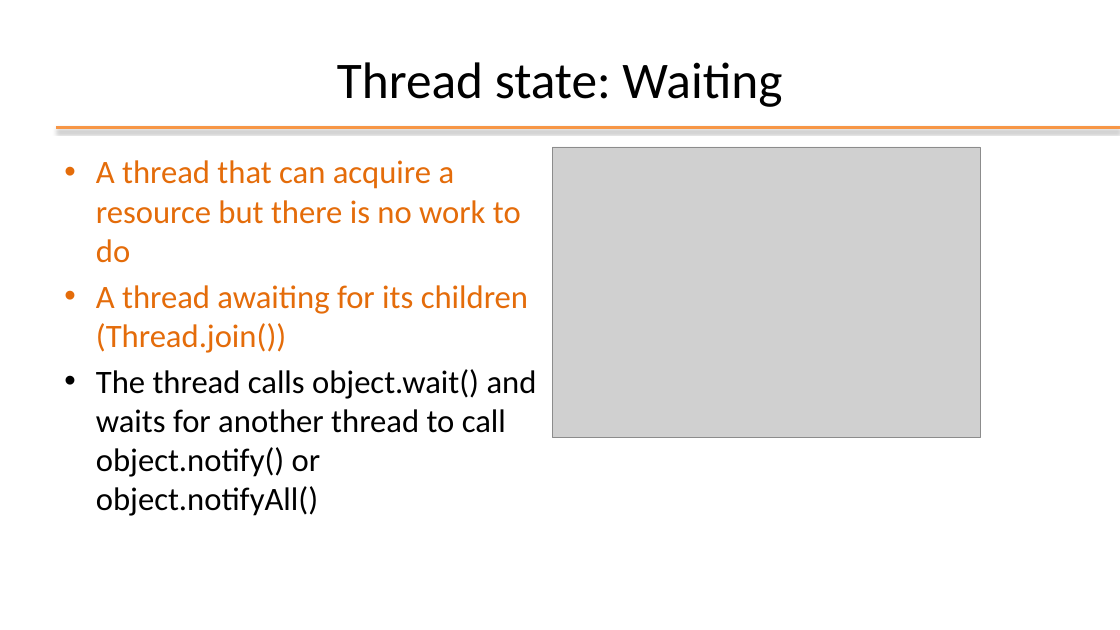
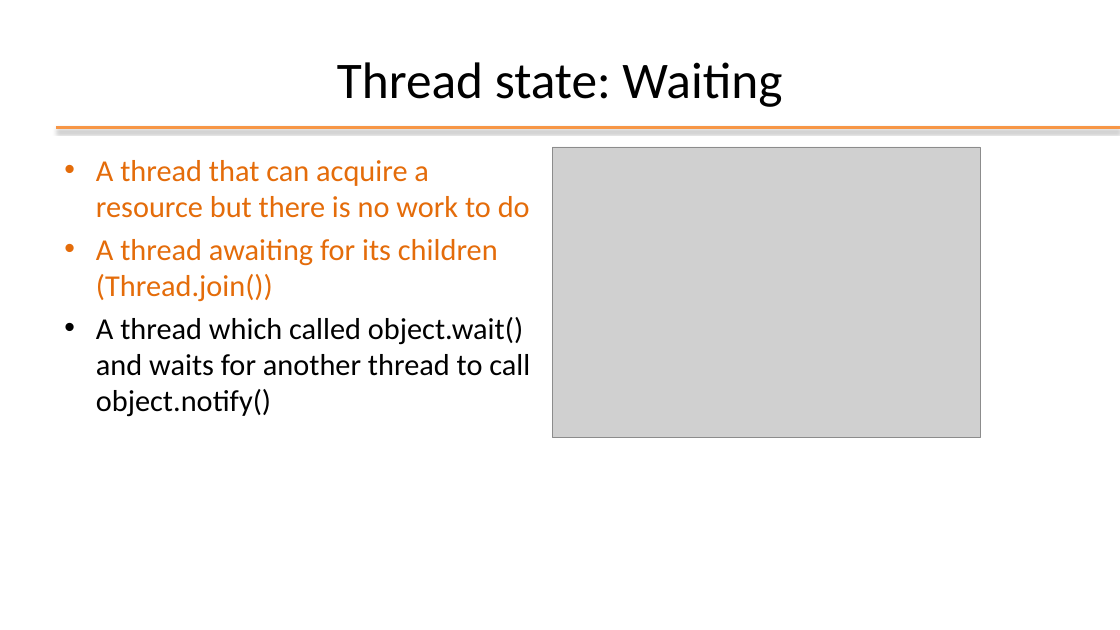
Before and after one commit to plctechnician/ooprogramming, a slide deck: slide 28 of java/slides/ppt/08 - Java Multi-Threading.pptx. Drawn at 1120x630 pixels with LibreOffice and Linux fonts; fonts in the diff are those of the drawing; grey boxes stand for pictures; background and template pictures are left out. Boxes give left, top, right and bottom in pixels: in the first picture for what was removed or moved away, otherwise in the second. Text is boxed around its words. In the diff, an @@ line names an element or a change of style, - is before the commit and + after.

```diff
--- a/java/slides/ppt/08 - Java Multi-Threading.pptx
+++ b/java/slides/ppt/08 - Java Multi-Threading.pptx
@@ text at <box>96,160,530,302</box>: size 28 to 26 pt in "A thread that can acquire a resource ...", "A thread awaiting for its children (Thread.join())" @@
@@ text at <box>96,317,530,417</box>: text changed; size 28 to 26 pt @@
-• The thread calls object.wait() and waits for another thread to call object.notify() or object.notifyAll()
+• A thread which called object.wait() and waits for another thread to call object.notify()
```
Also in this commit, not shown: 10 other slides changed, 1 slide added, 2 slides removed, 6 other files.
